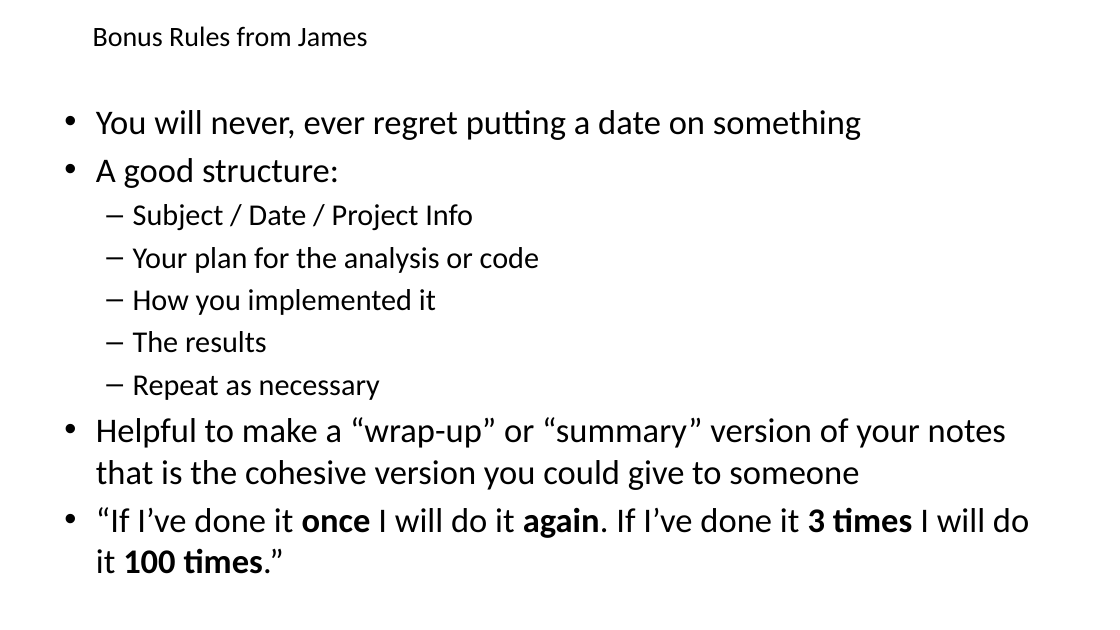
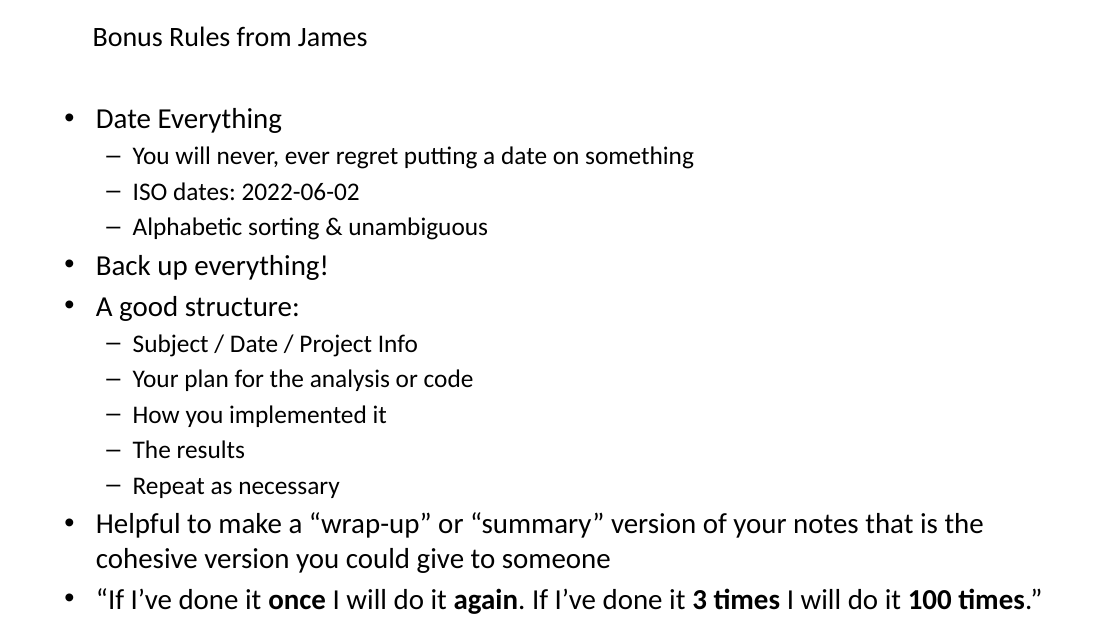
Before and after one commit to james-lawlor/james-lawlor.github.io, a slide deck: slide 10 of biotrain-2022/Lab-Notebook.pptx. Drawn at 1120x630 pixels with LibreOffice and Linux fonts; fonts in the diff are those of the drawing; background and template pictures are left out. Boxes give left, top, right and bottom in pixels: in the first picture for what was removed or moved away, otherwise in the second. Text is boxed around its words. In the diff, an @@ line names an element or a change of style, - is before the commit and + after.

```diff
--- a/biotrain-2022/Lab-Notebook.pptx
+++ b/biotrain-2022/Lab-Notebook.pptx
@@ text at (96,108,282,133): paragraph added @@
+• Date Everything
@@ text at (96,146,1042,614): size 29.6 to 21.7 pt in "You will never, ever regret putting a ..."; size 29.6 to 24.8 pt in "A good structure:", "Helpful to make a “wrap-up” or “summary” ...", "“If I’ve done it once I will ..."; size 25.9 to 21.7 pt in "Subject / Date / Project Info", "Your plan for the analysis or code", "How you implemented it", "The results" and 1 more places; bullet • to –; list level 1 to 2 in "You will never, ever regret ..." @@
@@ text at (96,182,488,280): paragraphs added @@
+  – ISO dates: 2022-06-02
+  – Alphabetic sorting & unambiguous
+• Back up everything!
```
Also in this commit, not shown: 9 other files.
